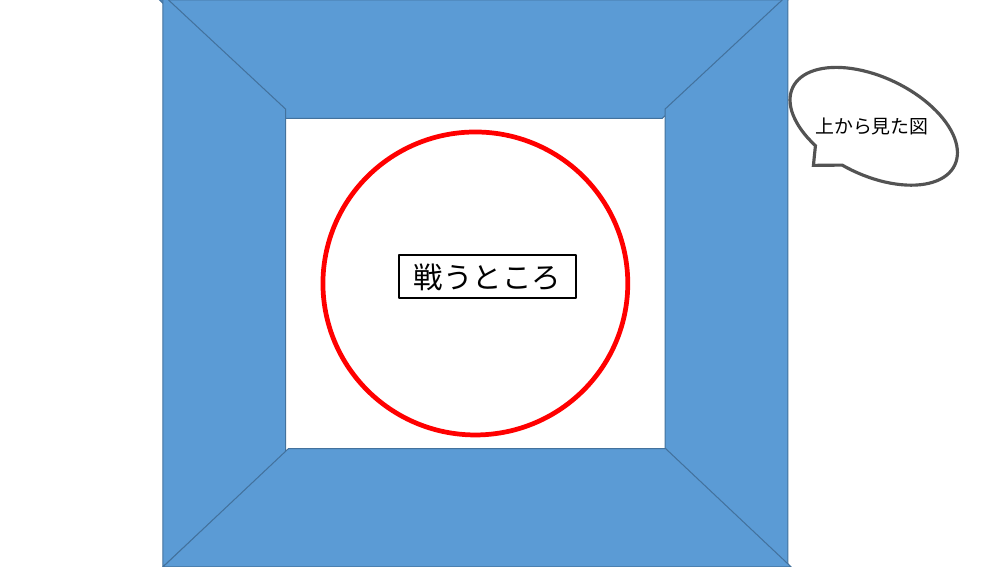
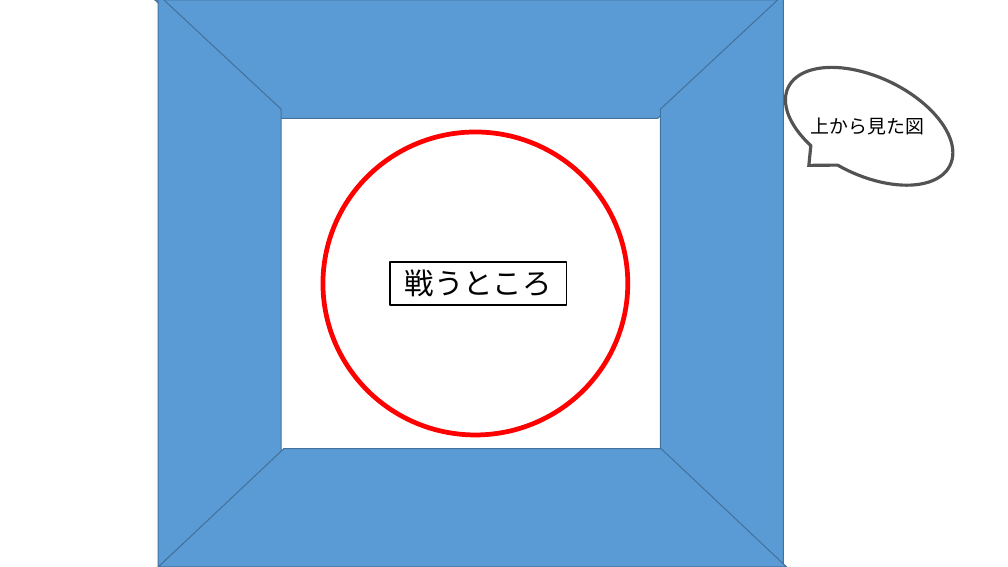
Before and after one commit to MizukiKato0416/sotsugyou_time_kato, a slide deck: slide 14 of 卒業制作_風船わりゲーム（仮）.pptx. Drawn at 1008x567 pixels with LibreOffice and Linux fonts; fonts in the diff are those of the drawing. Boxes give left, top, right and bottom in pixels: in the first picture for what was removed or moved away, otherwise in the second. Text is boxed around its words. In the diff, an @@ line names an element or a change of style, - is before the commit and + after.

```diff
--- a/卒業制作_風船わりゲーム（仮）.pptx
+++ b/卒業制作_風船わりゲーム（仮）.pptx
@@ 4 flow chart manual operations, 1 text, 1 speech bubble: place and size @@
-4 flow chart manual operations, 1 text, 1 speech bubble at box(160, 0, 977, 567)
+4 flow chart manual operations, 1 text, 1 speech bubble at box(155, 0, 972, 567)
@@ rectangle "戦うところ": place and size @@
-rectangle "戦うところ" at box(399, 255, 576, 298)
+rectangle "戦うところ" at box(390, 262, 567, 305)
```
Also in this commit, not shown: 1 other file.
